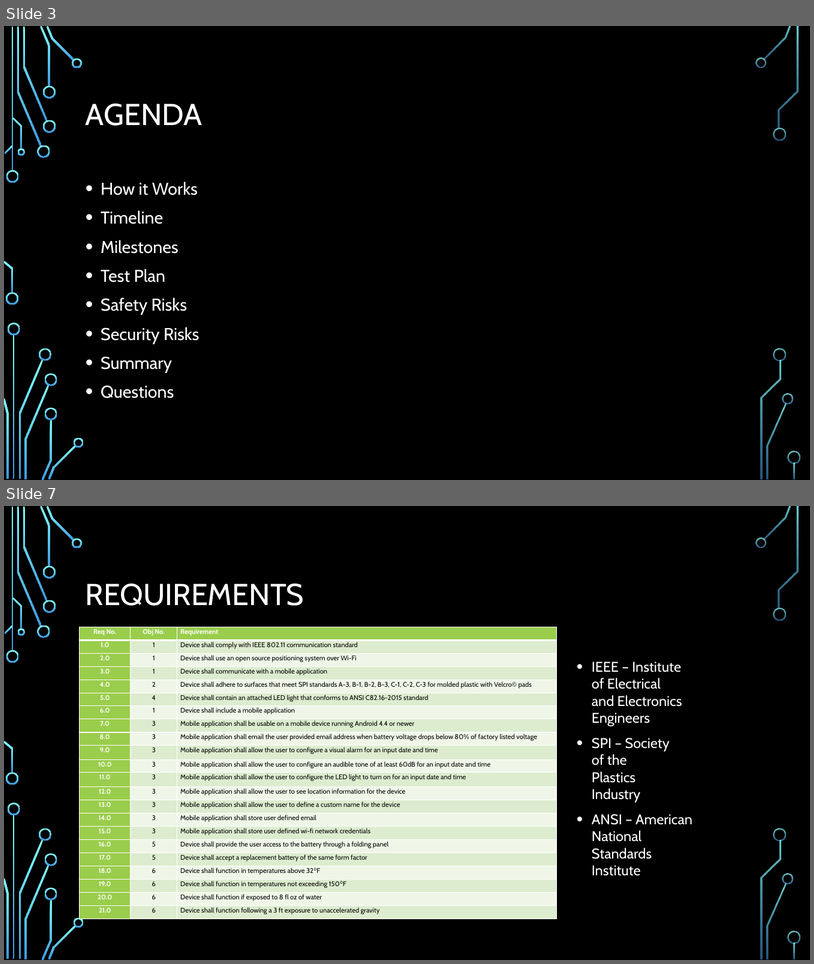
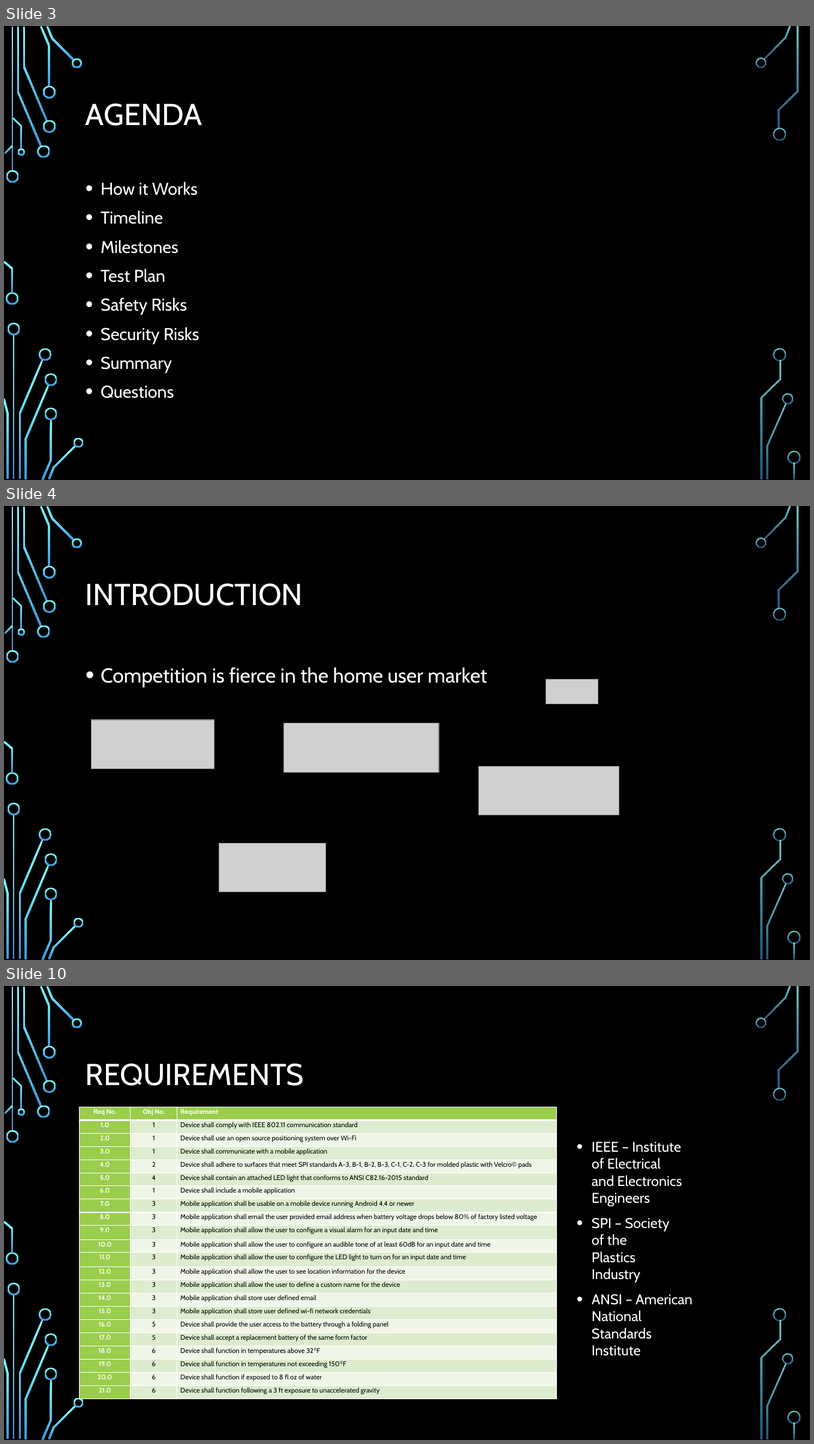
Before and after one commit to dontaylor6000/Group27_Tracker, a slide deck: Documentation/PDR.pptx. Shown one above the other, each under a label of ours: slides 3 and 7 before the commit, slides 3, 4 and 10 after it; the slides between them are not shown. The pictures are 814x964 and 814x1444 pixels, drawn with LibreOffice and Linux fonts; fonts in the diff are those of the drawing; grey boxes stand for pictures; background and template pictures are left out. Boxes give left, top, right and bottom in pixels: in the first picture for what was removed or moved away, otherwise in the second. Text is boxed around its words. In the diff, an @@ line names an element or a change of style, - is before the commit and + after.

```diff
--- a/Documentation/PDR.pptx
+++ b/Documentation/PDR.pptx
@@ slide 4 added at (x1=4, y1=506, x2=810, y2=960), background picture (left out); not listed: 36 template elements that a slide beside it also shows @@
@@ title added at (x1=86, y1=583, x2=303, y2=606), 36 pt, text #FFFFFF @@
+INTRODUCTION
@@ text added at (x1=101, y1=667, x2=488, y2=687), 24 pt, text #FFFFFF @@
+• Competition is fierce in the home user market
@@ picture added at (x1=546, y1=679, x2=599, y2=704) @@
@@ picture added at (x1=91, y1=720, x2=214, y2=769) @@
@@ picture added at (x1=284, y1=723, x2=439, y2=772) @@
@@ picture added at (x1=479, y1=766, x2=620, y2=815) @@
@@ picture added at (x1=219, y1=843, x2=326, y2=892) @@
@@ what was slide 7 is now slide 10 @@
```
Also in this commit, not shown: 2 slides changed, 4 other slides added, 2 slides removed, 1 other file.
